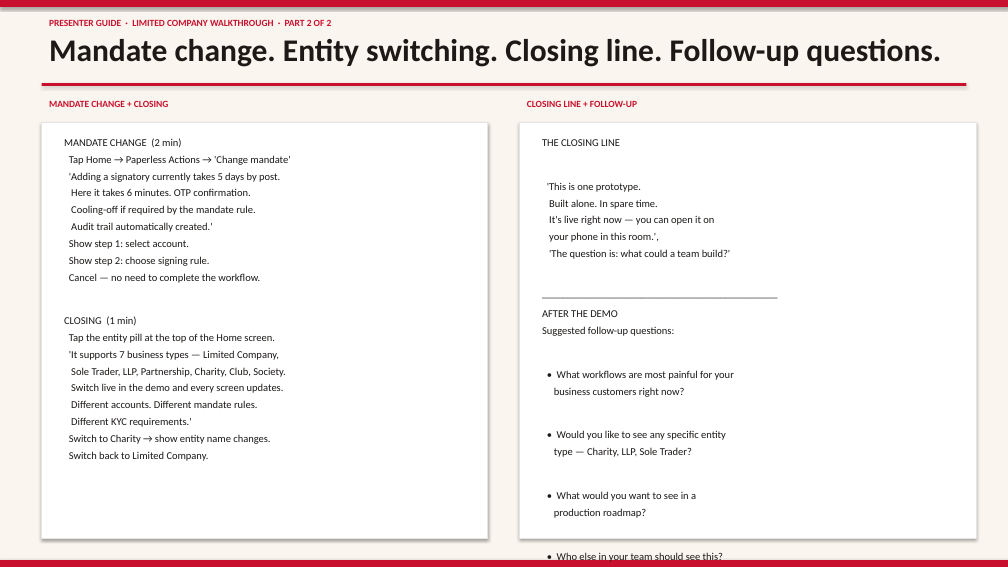
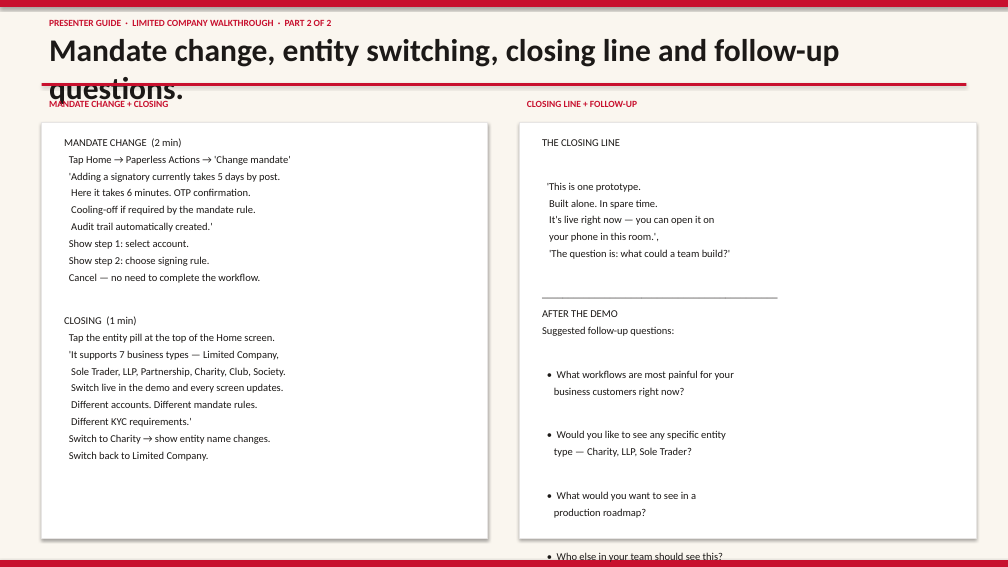
Before and after one commit to imscots-ui/santander, a slide deck: slide 22 of Santander_LimitedCompany_Walkthrough.pptx. Drawn at 1008x567 pixels with LibreOffice and Linux fonts; fonts in the diff are those of the drawing. Boxes give left, top, right and bottom in pixels: in the first picture for what was removed or moved away, otherwise in the second. Text is boxed around its words. In the diff, an @@ line names an element or a change of style, - is before the commit and + after.

```diff
--- a/Santander_LimitedCompany_Walkthrough.pptx
+++ b/Santander_LimitedCompany_Walkthrough.pptx
@@ text at [49,39,839,106]: text changed @@
-Mandate change. Entity switching. Closing line. Follow-up questions.
+Mandate change, entity switching, closing line and follow-up questions.
```
Also in this commit, not shown: 4 other slides changed, 8 other files.
